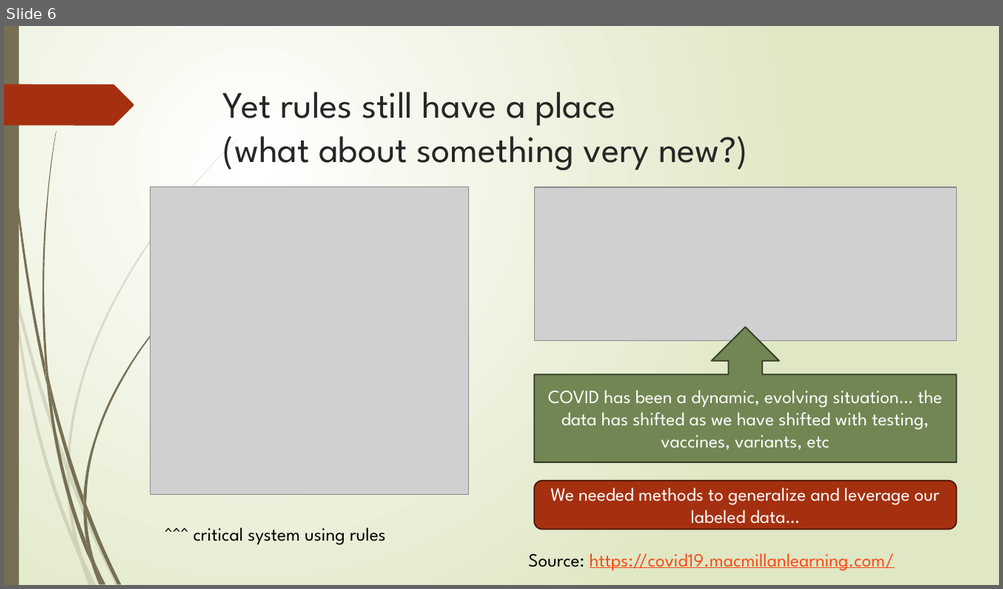
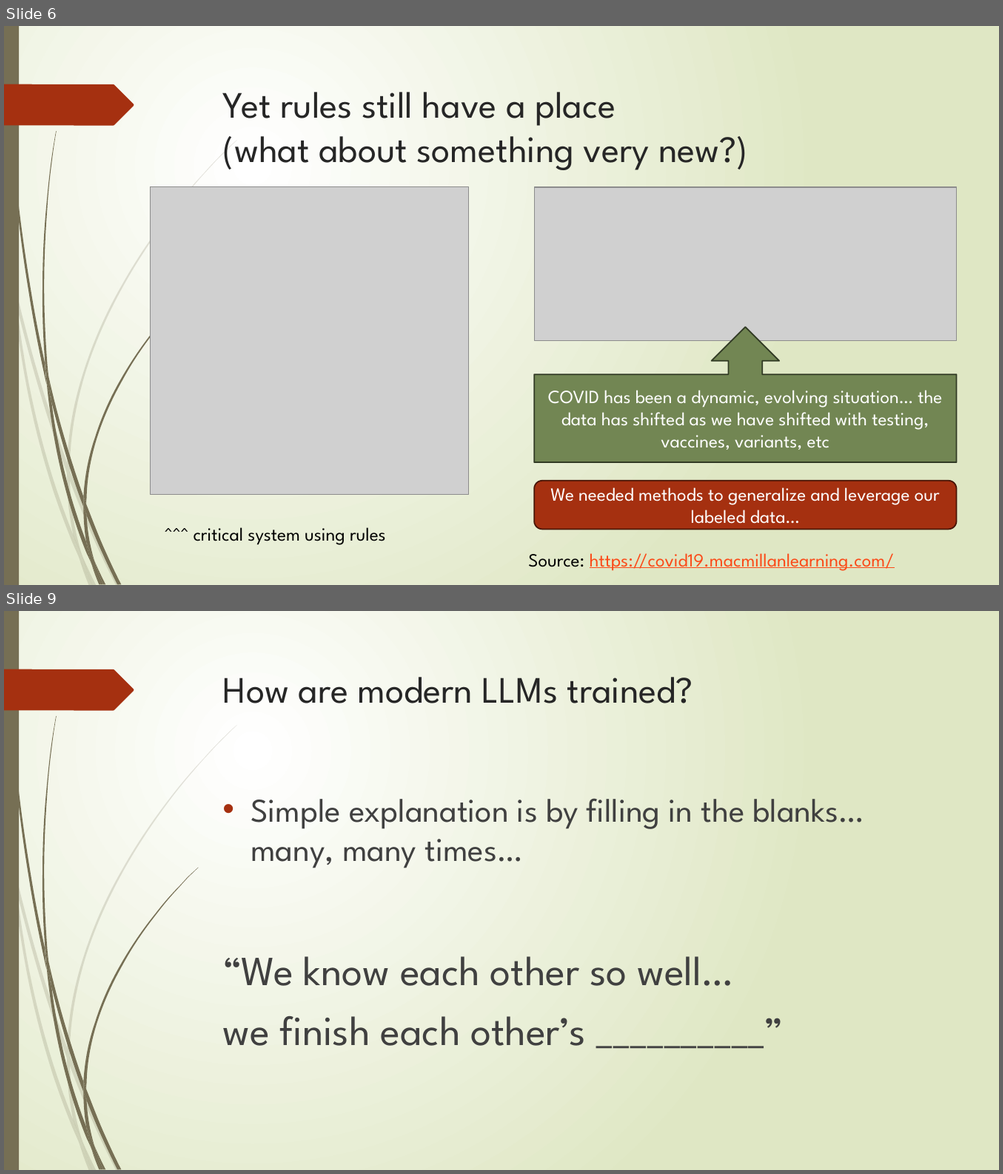
Before and after one commit to abchapman93/delphi-nlp-2024-dev, a slide deck: Slidedecks_ML/2024_Delphi_NLP_with_ML_Part_1.pptx. Shown one above the other, each under a label of ours: slide 6 before the commit, slides 6 and 9 after it; the slides between them are not shown. The pictures are 1003x589 and 1003x1174 pixels, drawn with LibreOffice and Linux fonts; fonts in the diff are those of the drawing; grey boxes stand for pictures. Boxes give left, top, right and bottom in pixels: in the first picture for what was removed or moved away, otherwise in the second. Text is boxed around its words. In the diff, an @@ line names an element or a change of style, - is before the commit and + after.

```diff
--- a/Slidedecks_ML/2024_Delphi_NLP_with_ML_Part_1.pptx
+++ b/Slidedecks_ML/2024_Delphi_NLP_with_ML_Part_1.pptx
@@ slide 9 added at (4, 611, 999, 1170), background gradient #FFFFFF to #DFE8C4; not listed: 24 template elements that a slide beside it also shows @@
@@ title added at (223, 677, 693, 703), 36 pt, text #262626 @@
+How are modern LLMs trained?
@@ text added at (222, 798, 864, 1046), 32 pt, text #404040 @@
+• Simple explanation is by filling in the blanks… many, many times…
+“We know each other so well…
+we finish each other’s __________”
```
Also in this commit, not shown: 1 slide changed, 13 other slides added.
